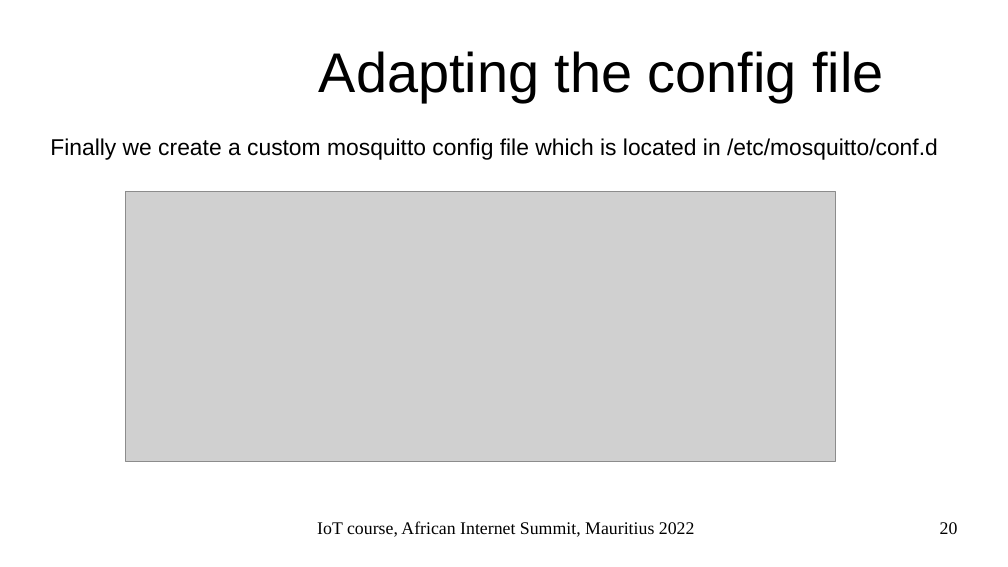
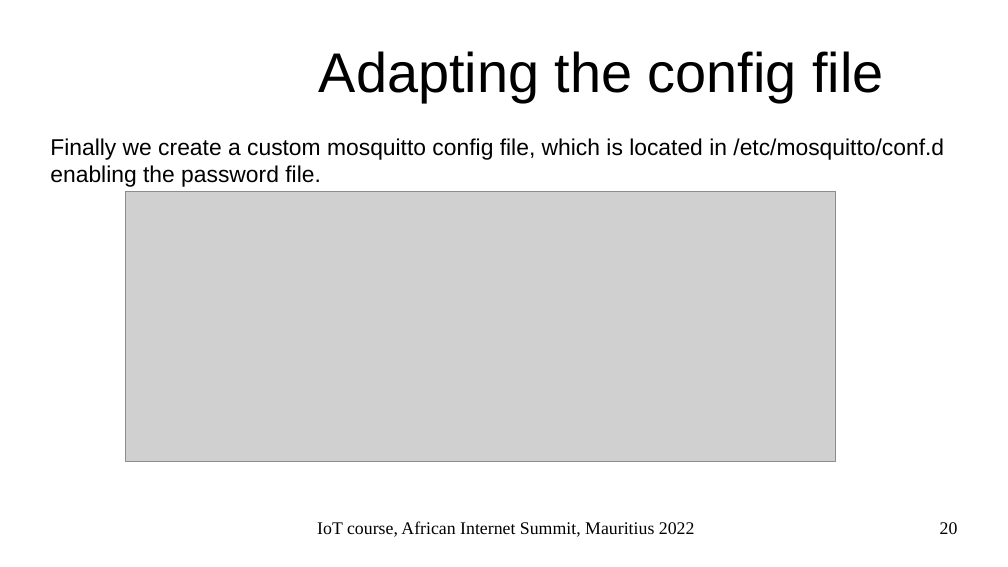
Before and after one commit to uraich/AIS-2022_IoT_Tutorial, a slide deck: slide 20 of slides/ais2022_lect2.odp. Drawn at 1008x567 pixels with LibreOffice and Linux fonts; fonts in the diff are those of the drawing; grey boxes stand for pictures; background and template pictures are left out. Boxes give left, top, right and bottom in pixels: in the first picture for what was removed or moved away, otherwise in the second. Text is boxed around its words. In the diff, an @@ line names an element or a change of style, - is before the commit and + after.

```diff
--- a/slides/ais2022_lect2.odp
+++ b/slides/ais2022_lect2.odp
@@ text at <box>50,138,944,187</box>: text changed @@
-Finally we create a custom mosquitto config file which is located in /etc/mosquitto/conf.d
+Finally we create a custom mosquitto config file, which is located in /etc/mosquitto/conf.d enabling the password file.
```
Also in this commit, not shown: 16 other slides changed, 1 slide added, 2 other files.
